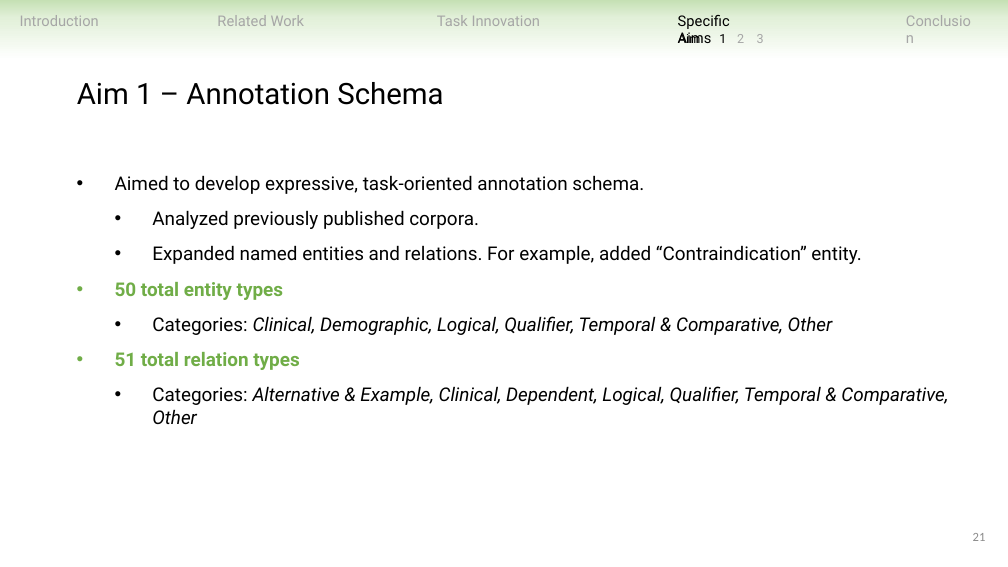
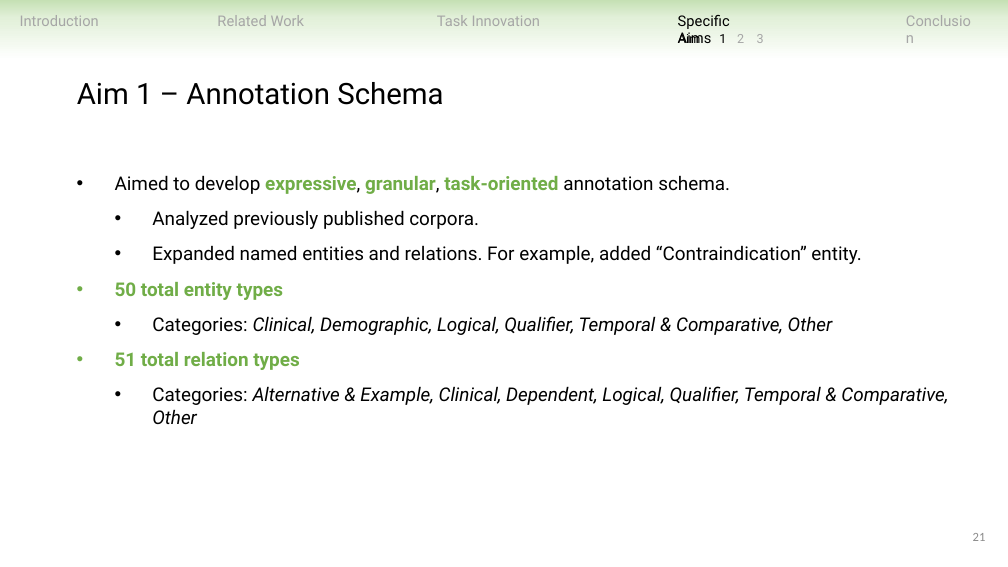
Before and after one commit to ndobb/dissertation, a slide deck: slide 21 of 4_general_exam/presentation/nic_dobbins_general_exam.pptx. Drawn at 1008x567 pixels with LibreOffice and Linux fonts; fonts in the diff are those of the drawing. Boxes give left, top, right and bottom in pixels: in the first picture for what was removed or moved away, otherwise in the second. Text is boxed around its words. In the diff, an @@ line names an element or a change of style, - is before the commit and + after.

```diff
--- a/4_general_exam/presentation/nic_dobbins_general_exam.pptx
+++ b/4_general_exam/presentation/nic_dobbins_general_exam.pptx
@@ text at [115,175,730,194]: text changed @@
-• Aimed to develop expressive, task-oriented annotation schema.
+• Aimed to develop expressive, granular, task-oriented annotation schema.
```
Also in this commit, not shown: 17 other slides changed, 3 slides added, 2 slides removed.
